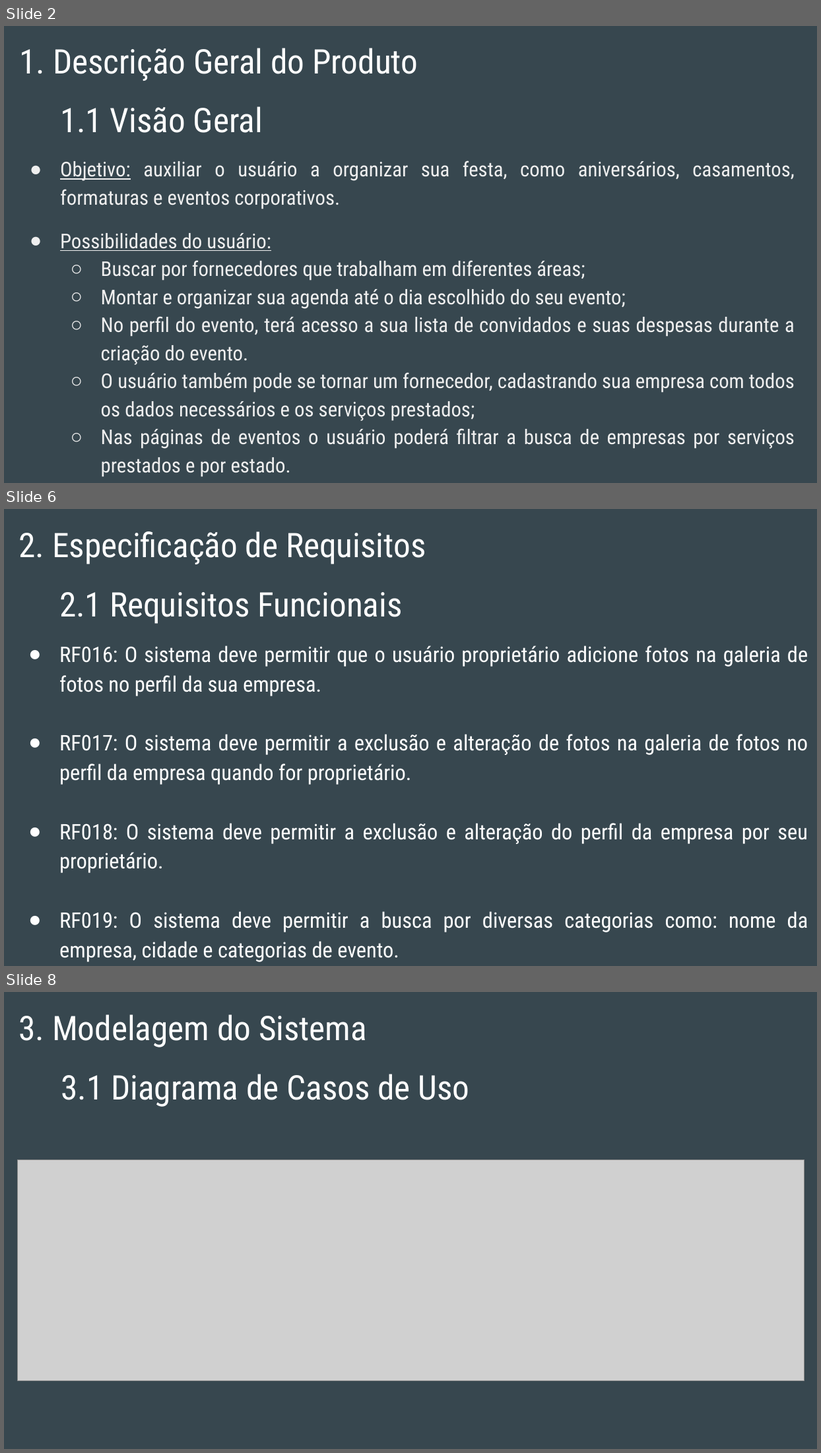
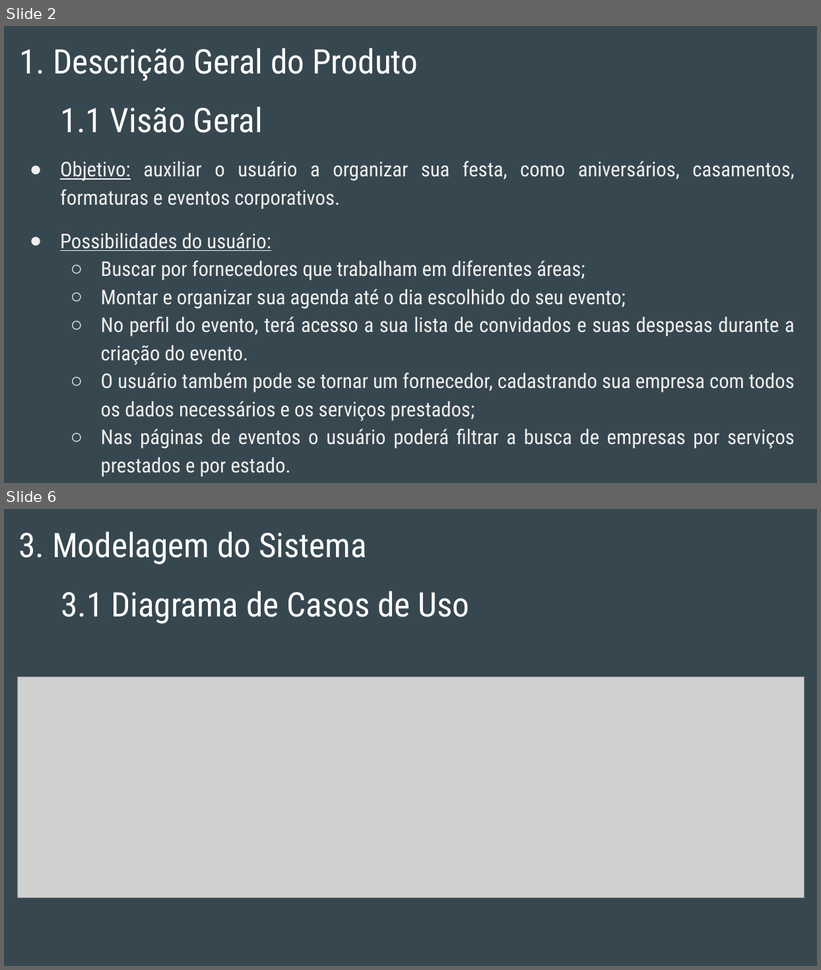
Before and after one commit to biancaleithold/Tcc, a slide deck: documentacao/Projeto Integrador 2019 CELEBRATE FESTAS E EVENTOS.pptx. Shown one above the other, each under a label of ours: slides 2, 6 and 8 before the commit, slides 2 and 6 after it; the slides between them are not shown. The pictures are 821x1453 and 821x970 pixels, drawn with LibreOffice and Linux fonts; fonts in the diff are those of the drawing; grey boxes stand for pictures. Boxes give left, top, right and bottom in pixels: in the first picture for what was removed or moved away, otherwise in the second. Text is boxed around its words. In the diff, an @@ line names an element or a change of style, - is before the commit and + after.

```diff
--- a/documentacao/Projeto Integrador 2019 CELEBRATE FESTAS E EVENTOS.pptx
+++ b/documentacao/Projeto Integrador 2019 CELEBRATE FESTAS E EVENTOS.pptx
@@ slide 6 removed at [4, 509, 817, 966], background #37474F @@
@@ title removed at [19, 531, 426, 564] @@
-2. Especificação de Requisitos
@@ text removed at [59, 592, 809, 962] @@
-2.1 Requisitos Funcionais
-● RF016: O sistema deve permitir que o usuário proprietário adicione fotos na galeria de fotos no perfil da sua empresa.
-● RF017: O sistema deve permitir a exclusão e alteração de fotos na galeria de fotos no perfil da empresa quando for proprietário.
-● RF018: O sistema deve permitir a exclusão e alteração do perfil da empresa por seu proprietário.
-● RF019: O sistema deve permitir a busca por diversas categorias como: nome da empresa, cidade e categorias de evento.
@@ what was slide 8 is now slide 6 @@
```
Also in this commit, not shown: 3 slides changed, 1 other slide removed, 16 other files.
